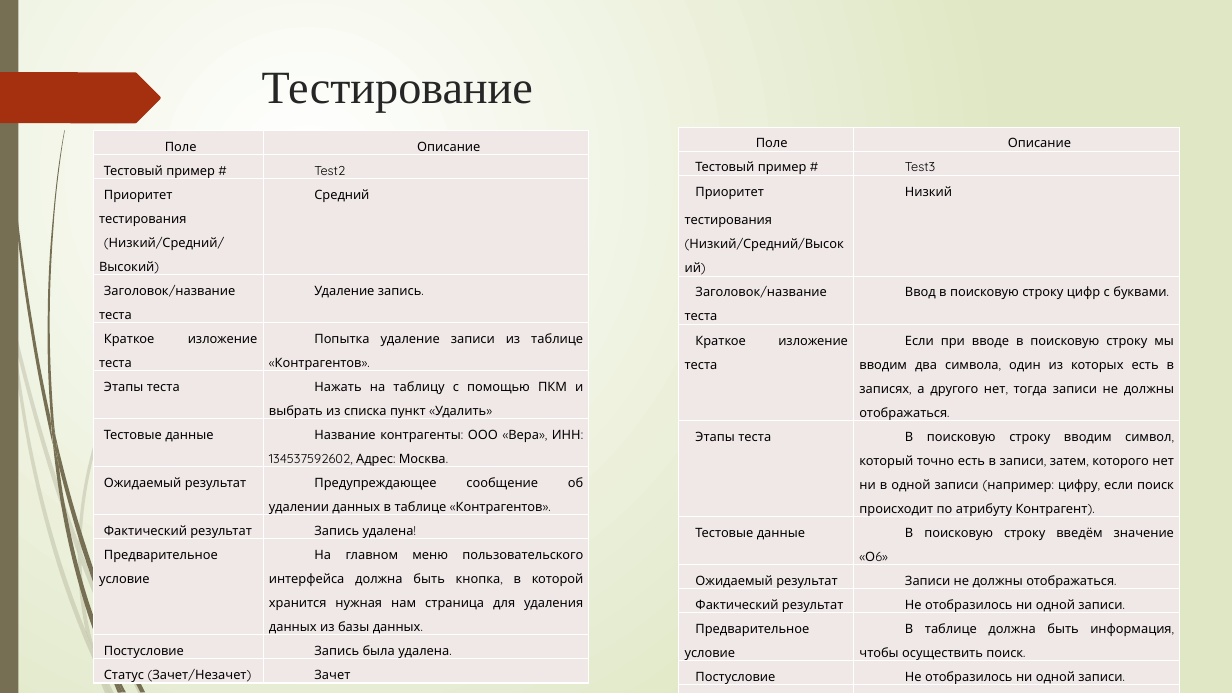
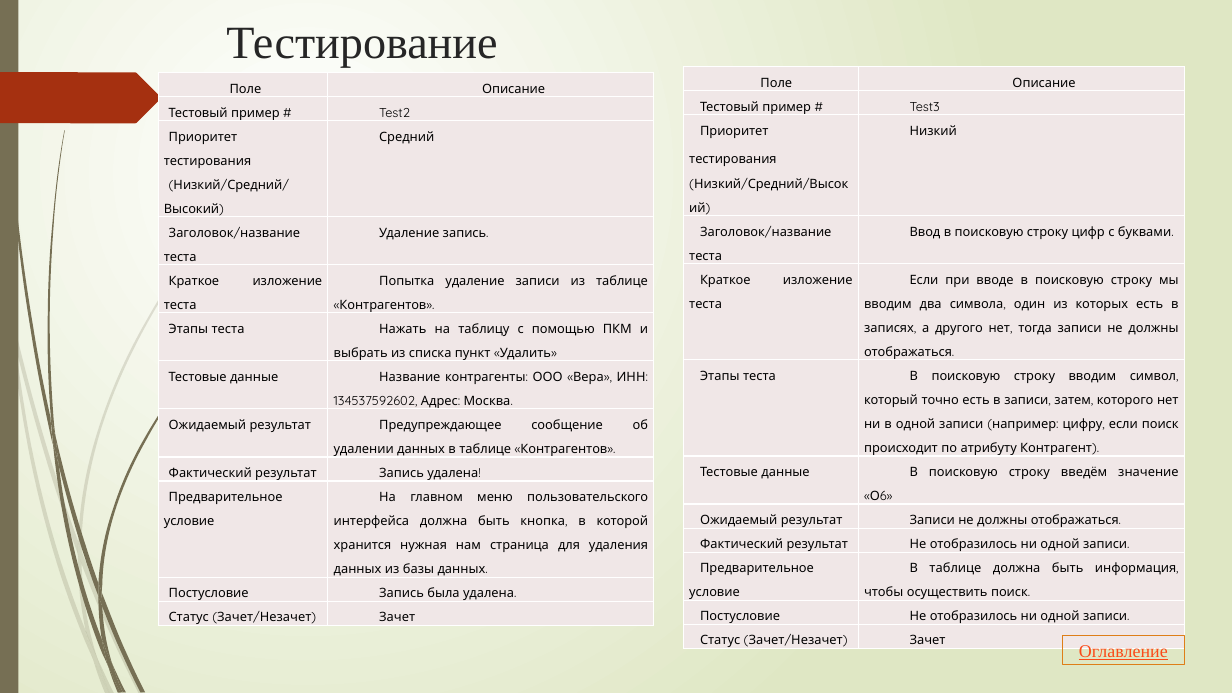
Before and after one commit to Renc345/123122, a slide deck: slide 10 of Стародубцев - Презентация.pptx (slide 9 before the commit). Drawn at 1232x693 pixels with LibreOffice and Linux fonts; fonts in the diff are those of the drawing. Boxes give left, top, right and bottom in pixels: in the first picture for what was removed or moved away, otherwise in the second. Text is boxed around its words. In the diff, an @@ line names an element or a change of style, - is before the commit and + after.

```diff
--- a/Стародубцев - Презентация.pptx
+++ b/Стародубцев - Презентация.pptx
@@ title "Тестирование": place and size @@
-title "Тестирование" at (262,72,533,112)
+title "Тестирование" at (226,27,497,67)
@@ table: place and size @@
-table at (93,130,590,686)
+table at (158,72,654,628)
@@ table: place and size @@
-table at (679,128,1180,688)
+table at (684,67,1185,651)
@@ rectangle added at (1063,636,1185,665), outline #DE7E18 0.75 pt, 14 pt, text #FB4A18, underline @@
+Оглавление
```
Also in this commit, not shown: 7 other slides changed, 3 slides added, 1 slide removed.
